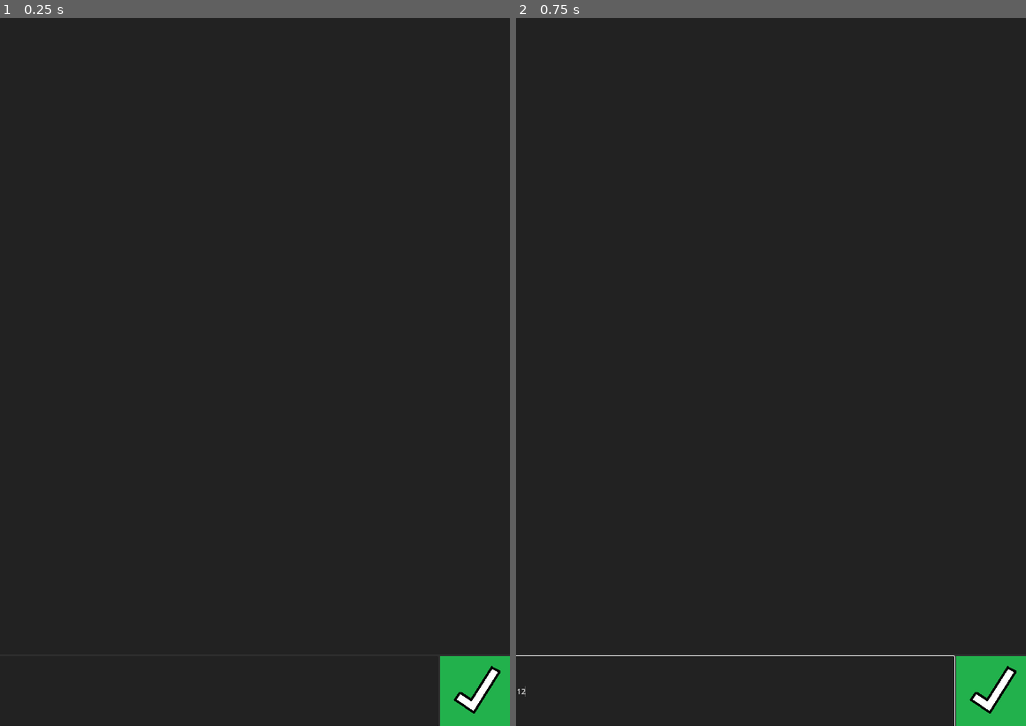
Above: before the commit, frames 1-2 (left to right).
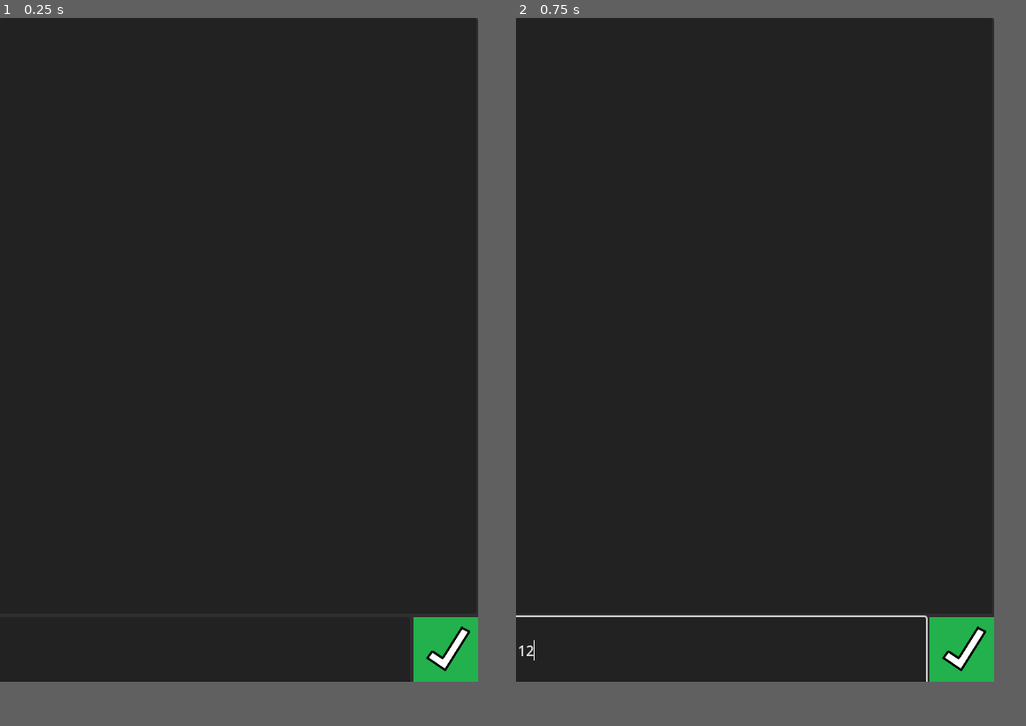
Above: after the commit, the same moments.

Repository: BartoszFryska/TO-do-Lister
Game: Godot game, scene res://Scenes/Main.tscn
Two runs of this game, one before a commit and one after it. Both use one fixed random seed, a clock stepped at 60 frames per second and the inputs below. Before the commit the project has no main scene; this scene is started directly in both runs.
Inputs (mouse positions are in pixels of both pictures, inside the frame that each line leads up to):
- Up to frame 1 (0.25 s): no input
- Up to frame 2 (0.75 s): click (735, 690) at 0.52 s; type "12" at 0.6 s
In our replay, the window is 576x800 before the commit and 540x750 after it. These sizes can differ from the game's own. Grey fills any space a smaller window leaves; there, only what the larger window draws over its background counts as a difference.

The runs differ from the first frame. In frame 1, 2.0% of the frame differs, in the area x 81-100%, y 0-100%; in frame 2, 2.4%, in the area x 0-100%, y 0-100%.

Commit message:
prototype finished
The first version is now finished, deff a nice warmup

Diff:
--- a/Scenes/Control.gd
+++ b/Scenes/Control.gd
@@ -6,58 +6,54 @@
 var isSelected = false
 
 func _on_TextureButton_pressed():
-	if $Bkg/VBoxContainer/HBoxContainer/LineEdit.text and not isSelected:
+	if $Panel/VBoxContainer/HBoxContainer/LineEdit.text and not isSelected:
 			add_item()
-			$Bkg/VBoxContainer/HBoxContainer/LineEdit.clear()
+			$Panel/VBoxContainer/HBoxContainer/LineEdit.clear()
 	elif isSelected:
 		remove_selected_item()
 
 func add_item():
-	$Bkg/VBoxContainer/ItemList.add_item ($Bkg/VBoxContainer/HBoxContainer/LineEdit.text,null,true) # adding a new item
-	$Bkg/VBoxContainer/ItemList.set_item_metadata($Bkg/VBoxContainer/ItemList.get_item_count()-1,{"active":false}) # making added item not active (items number is one to last)
+	$Panel/VBoxContainer/ItemList.add_item ($Panel/VBoxContainer/HBoxContainer/LineEdit.text,null,true) # adding a new item
+	$Panel/VBoxContainer/ItemList.set_item_metadata($Panel/VBoxContainer/ItemList.get_item_count()-1,{"active":false}) # making added item not active (items number is one to last)
 func remove_selected_item():
-	var it=$Bkg/VBoxContainer/ItemList.get_selected_items[0]
-	$Bkg/VBoxContainer/ItemList.remove_item(it)
+	var it=$Panel/VBoxContainer/ItemList.get_selected_items()
+	for n in it.size():
+		$Panel/VBoxContainer/ItemList.remove_item(it [n])
 	isSelected = false
 	check_button()
 
 func check_button():
 	if isSelected:
-		$Bkg/VBoxContainer/HBoxContainer/TextureButton.texture_normal=text2;
+		$Panel/VBoxContainer/HBoxContainer/TextureButton.texture_normal=text2;
 	else:
-		$Bkg/VBoxContainer/HBoxContainer/TextureButton.texture_normal=text1;
+		$Panel/VBoxContainer/HBoxContainer/TextureButton.texture_normal=text1;
 
 func _on_LineEdit_text_entered(new_text):
 	_on_TextureButton_pressed()
 
-func _on_ItemList_item_selected(index):
-	isSelected = true
-	check_button()
-
-func _on_LineEdit_text_changed(new_text):
-	if $Bkg/VBoxContainer/ItemList.is_anything_selected():
-		unselect_list()
-
 func unselect_list():
 	isSelected = false
-	$Bkg/VBoxContainer/ItemList.unselect_all()
+	$Panel/VBoxContainer/ItemList.unselect_all()
 	check_button()
 
 func _on_ItemList_nothing_selected():
 	unselect_list()
 
-func _onItemlist_item_activated(index):
-	if $Bkg/VBoxContainer/ItemList.get_item_metadata(index)["active"]==false:
-		$Bkg/VBoxContainer/ItemList.set_item_custom_bg_color(index.Color.darkgreen)
-		$Bkg/VBoxContainer/ItemList.set_item_metadata(index,{"active":true})
-	else:
-		$Bkg/VBoxContainer/ItemList.set_item_custom_bg_color(index.Color(0,0,0,0))
-		$Bkg/VBoxContainer/ItemList.set_item_metadata(index,{"active":false})
-
 
 func _on_item_list_item_activated(index):
-	pass # Replace with function body.
+	if $Panel/VBoxContainer/ItemList.get_item_metadata(index)["active"]==false:
+		$Panel/VBoxContainer/ItemList.set_item_custom_bg_color(index.Color.darkgreen)
+		$Panel/VBoxContainer/ItemList.set_item_metadata(index,{"active":true})
+	else:
+		$Panel/VBoxContainer/ItemList.set_item_custom_bg_color(index.Color(0,0,0,0))
+		$Panel/VBoxContainer/ItemList.set_item_metadata(index,{"active":false})
 
 
 func _on_item_list_item_selected(index):
-	pass # Replace with function body.
+	isSelected = true
+	check_button()
+
+
+func _on_line_edit_text_changed(new_text):
+	if $Panel/VBoxContainer/ItemList.is_anything_selected():
+		unselect_list()
--- a/Scenes/Main.tscn
+++ b/Scenes/Main.tscn
@@ -14,9 +14,11 @@
 
 [node name="Panel" type="Panel" parent="."]
 layout_mode = 1
-anchors_preset = 15
-anchor_right = 1.0
-anchor_bottom = 1.0
+anchors_preset = -1
+anchor_right = 1.961
+anchor_bottom = 1.98
+offset_right = -518.94
+offset_bottom = -735.0
 grow_horizontal = 2
 grow_vertical = 2
 
@@ -29,20 +31,24 @@
 grow_vertical = 2
 
 [node name="ItemList" type="ItemList" parent="Panel/VBoxContainer"]
-custom_minimum_size = Vector2(1080, 1350)
+custom_minimum_size = Vector2(540, 675)
 layout_mode = 2
+size_flags_horizontal = 0
 size_flags_vertical = 3
 
 [node name="HBoxContainer" type="HBoxContainer" parent="Panel/VBoxContainer"]
-custom_minimum_size = Vector2(1080, 150)
 layout_mode = 2
 
 [node name="LineEdit" type="LineEdit" parent="Panel/VBoxContainer/HBoxContainer"]
-custom_minimum_size = Vector2(930, 150)
+custom_minimum_size = Vector2(465, 75)
 layout_mode = 2
 size_flags_horizontal = 3
 
 [node name="TextureButton" type="TextureButton" parent="Panel/VBoxContainer/HBoxContainer"]
-custom_minimum_size = Vector2(150, 150)
+custom_minimum_size = Vector2(75, 75)
 layout_mode = 2
 texture_normal = ExtResource("1_djlnf")
+
+[connection signal="item_activated" from="Panel/VBoxContainer/ItemList" to="." method="_on_item_list_item_activated"]
+[connection signal="item_selected" from="Panel/VBoxContainer/ItemList" to="." method="_on_item_list_item_selected"]
+[connection signal="pressed" from="Panel/VBoxContainer/HBoxContainer/TextureButton" to="." method="_on_TextureButton_pressed"]
--- a/project.godot
+++ b/project.godot
@@ -11,13 +11,14 @@
 [application]
 
 config/name="To-do-lister"
+run/main_scene="res://Scenes/Main.tscn"
 config/features=PackedStringArray("4.2", "Mobile")
 config/icon="res://icon.svg"
 
 [display]
 
-window/size/viewport_width=1080
-window/size/viewport_height=1500
+window/size/viewport_width=540
+window/size/viewport_height=750
 
 [rendering]
 
Not shown: 1 places in Scenes/Main.tscn that only renumber resources
Binary file changed: assets/DEL.png
Not shown, changed: assets/DEL.png.import
Binary file changed: assets/OK.png
Not shown, changed: assets/OK.png.import
